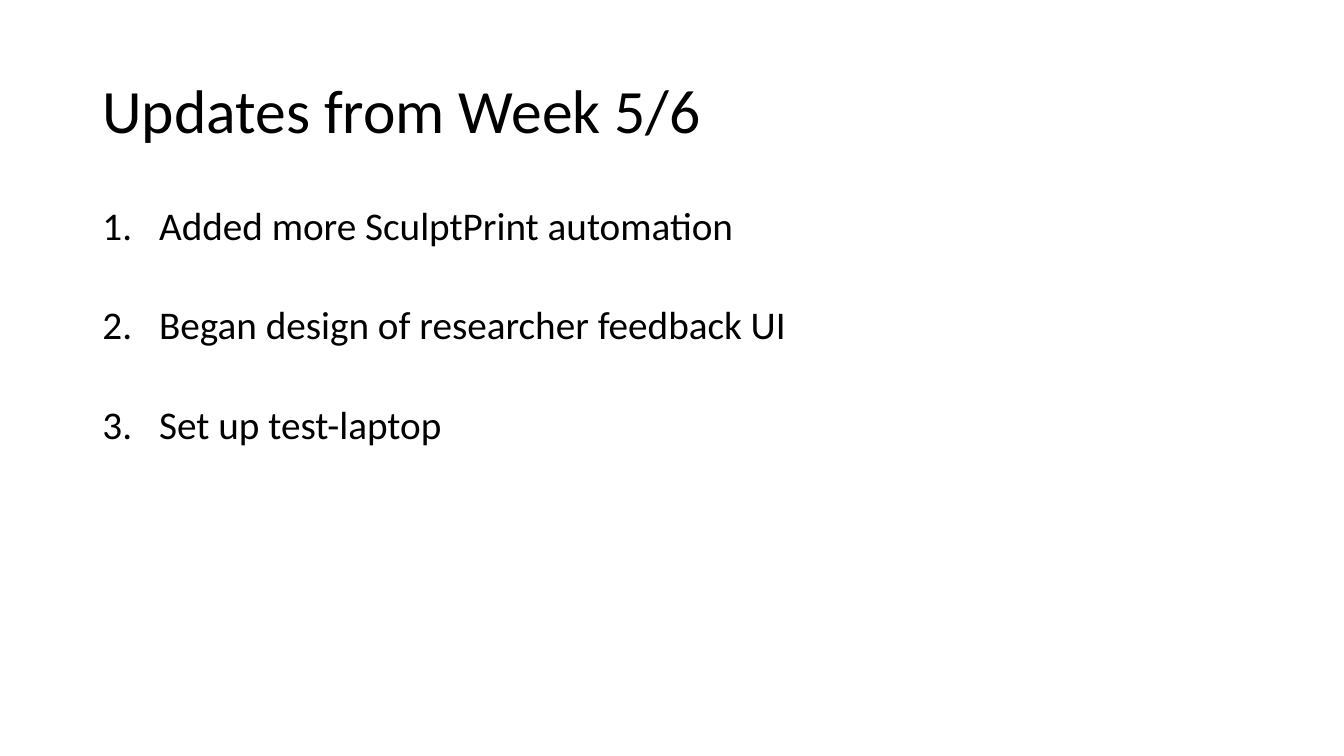
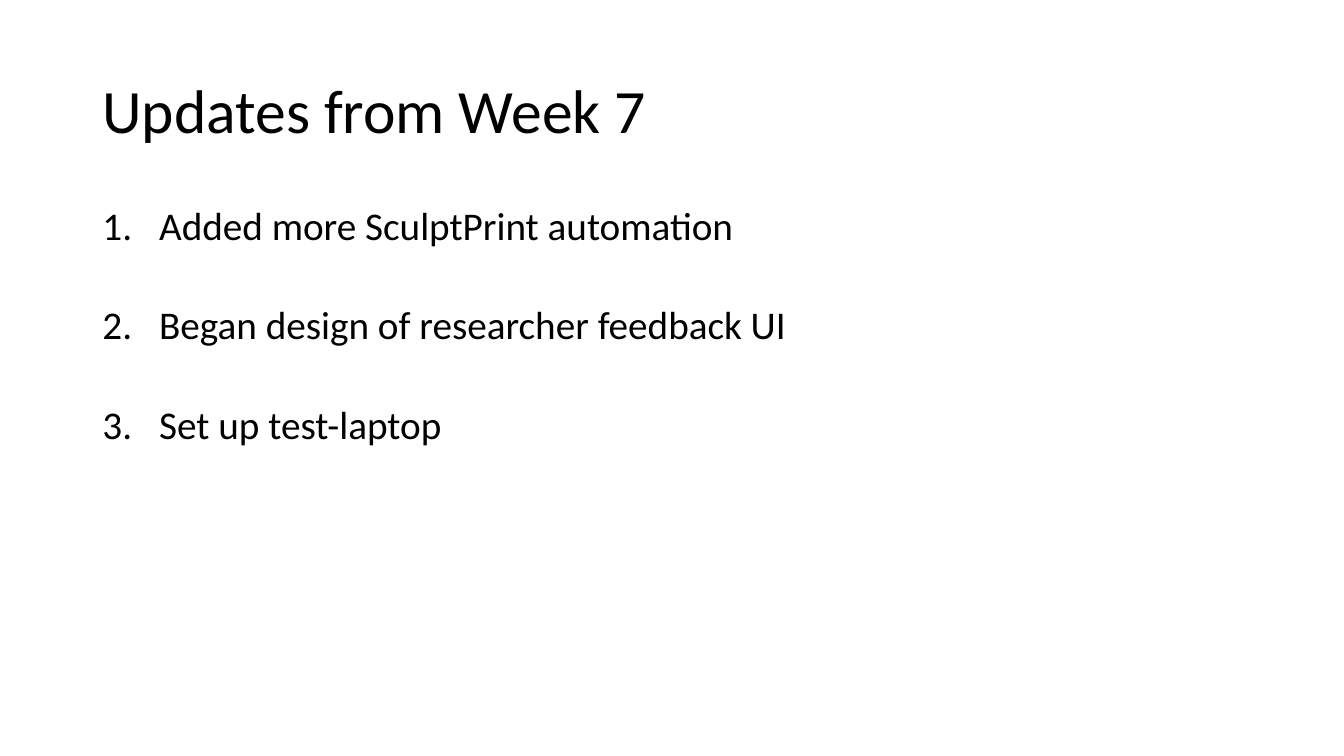
Before and after one commit to amarellapudi/Solidworks-DFM-PlugIn, a slide deck: slide 2 of Weekly Updates/Week7.pptx. Drawn at 1344x756 pixels with LibreOffice and Linux fonts; fonts in the diff are those of the drawing. Boxes give left, top, right and bottom in pixels: in the first picture for what was removed or moved away, otherwise in the second. Text is boxed around its words. In the diff, an @@ line names an element or a change of style, - is before the commit and + after.

Commit message:
Week 8 PPT

```diff
--- a/Weekly Updates/Week7.pptx
+++ b/Weekly Updates/Week7.pptx
@@ title at <box>102,90,646,143</box>: text changed @@
-Updates from Week 5/6
+Updates from Week 7
```
Also in this commit, not shown: 3 other files.
